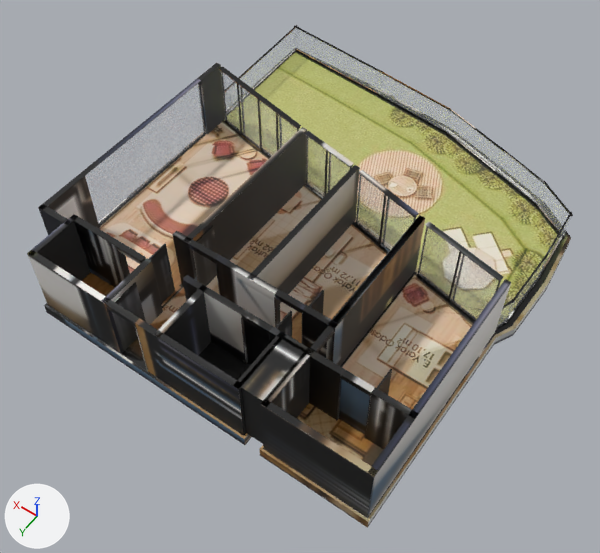
The glTF model _bake/glb/gol-4/model.glb, before and after one commit.
The view is the same before and after, from a camera (50 mm lens) standing at (-8.99, 13.98, 19.1) and looking at (-0.22, 1.7, -0.19). The axes (+X, +Y, +Z) are drawn at lower left. The lights are the same throughout. The first picture is the older version. Where no turn or scale is listed for an object, it has been applied to the vertices. Vertices at exactly the same position are counted once.
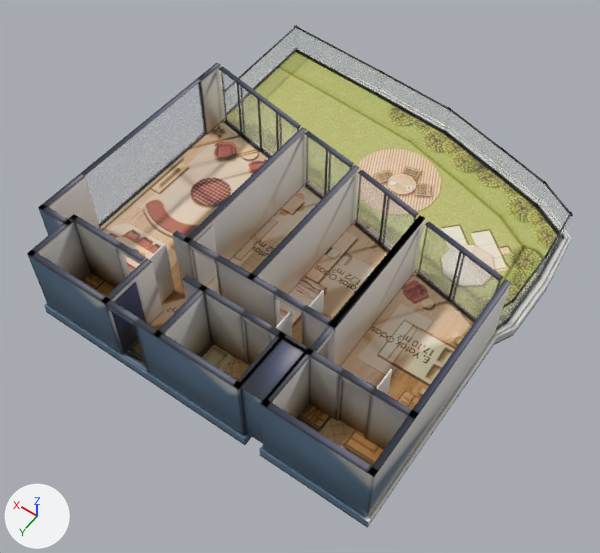
Boxes (x1, y1, x2, y2) around the edits, measured in the pictures (600 x 553 px):
'Mesh_0', surface changed
    both: (27, 25, 573, 528)
part 1 of me_mesh_0, deleted (mostly hidden)
    before: (44, 303, 499, 472)
part 2 of me_mesh_0, surface changed (lighter)
    both: (27, 26, 573, 528)

What changed in the scene script:
```text
Change mat_baked:
    where n3 = _N.new('ShaderNodeMapping'); n3.name = 'Mapping'
    n3.inputs[1].default_value: (0.00103, -14.85, 0.0) -> (0.00126, -14.97, 0.0)  # 'Location'
    n3.inputs[3].default_value: (15.97, 15.84, 1.0) -> (15.84, 15.97, 1.0)  # 'Scale'
Change me_mesh_0:
    used by ob_mesh_0; location = (-6.3, 6.88, -0.36)
    remove me_mesh_0.from_pydata(...)  # 2926 vertices, 5380 faces; spans x 0.0..12.42, y -13.75..0.0, z 0.0..2.62
    add me_mesh_0.from_pydata(...)  # 2332 vertices, 4192 faces; spans x 0.0..12.42, y -13.75..0.0, z 0.0..2.62
    me_mesh_0 part 1: 594 vertices removed from x 0.39..12.26, y -9.19..0.0, z 0.0..0.36
    me_mesh_0 part 2: 3009 kept faces spanning x 0.0..12.42, y -13.75..0.0, z 0.0..2.62 get new texture (UV) coordinates
```
